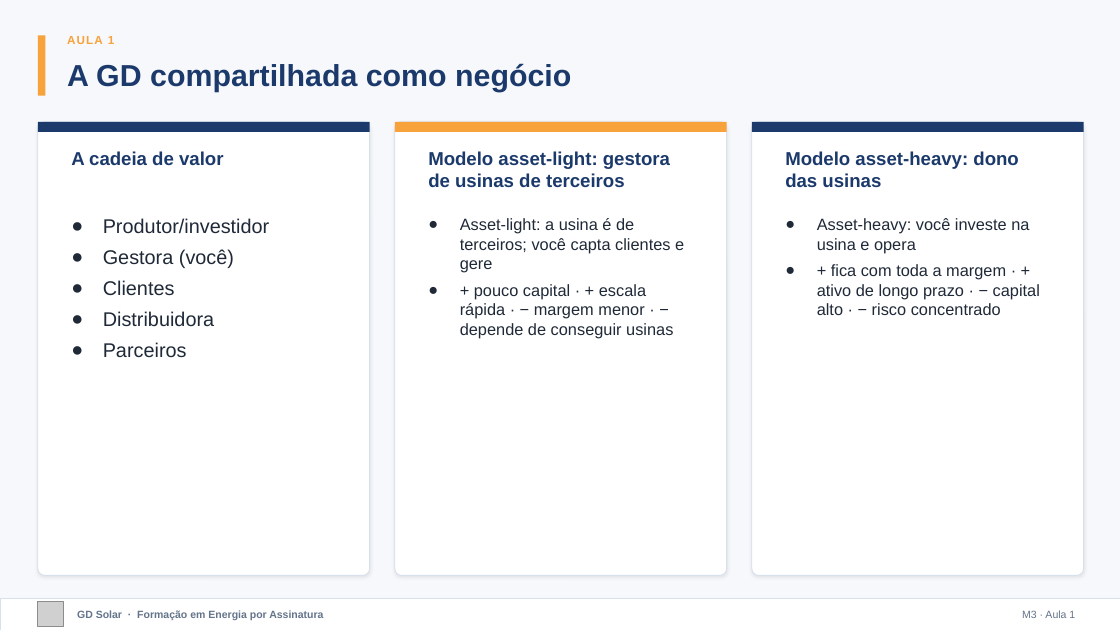
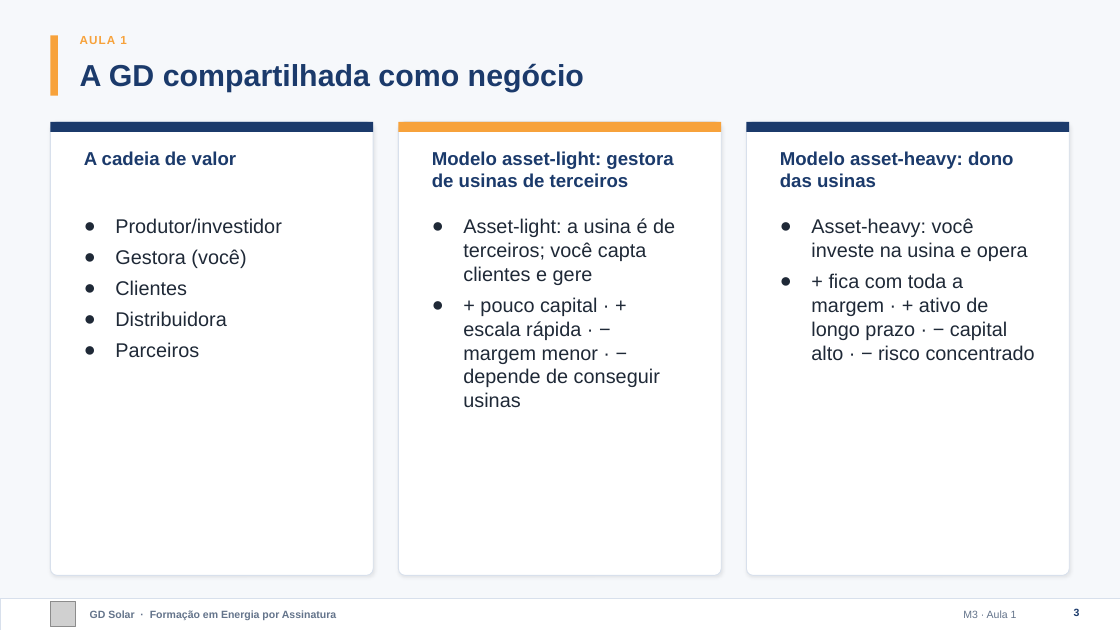
Before and after one commit to marcelo-braga-dev/casaverde, a slide deck: slide 3 of docs/curso/slides/m03-modelos-de-negocio.pptx. Drawn at 1120x630 pixels with LibreOffice and Linux fonts; fonts in the diff are those of the drawing; grey boxes stand for pictures. Boxes give left, top, right and bottom in pixels: in the first picture for what was removed or moved away, otherwise in the second. Text is boxed around its words. In the diff, an @@ line names an element or a change of style, - is before the commit and + after.

```diff
--- a/docs/curso/slides/m03-modelos-de-negocio.pptx
+++ b/docs/curso/slides/m03-modelos-de-negocio.pptx
@@ 1 text, 1 picture, 1 rectangle: place and size @@
-1 text, 1 picture, 1 rectangle at [38, 35, 114, 627]
+1 text, 1 picture, 1 rectangle at [50, 35, 126, 627]
@@ text "A GD compartilhada como negócio": place and size @@
-text "A GD compartilhada como negócio" at [67, 63, 571, 92]
+text "A GD compartilhada como negócio" at [80, 63, 584, 92]
@@ rounded rectangle: place and size @@
-rounded rectangle at [38, 122, 370, 576]
+rounded rectangle at [50, 122, 373, 576]
@@ rectangle: place and size @@
-rectangle at [38, 122, 370, 132]
+rectangle at [50, 122, 373, 132]
@@ text "A cadeia de valor": place and size @@
-text "A cadeia de valor" at [71, 151, 223, 165]
+text "A cadeia de valor" at [84, 151, 236, 165]
@@ rounded rectangle: place and size @@
-rounded rectangle at [395, 122, 727, 576]
+rounded rectangle at [398, 122, 721, 576]
@@ rectangle: place and size @@
-rectangle at [395, 122, 727, 132]
+rectangle at [398, 122, 721, 132]
@@ text "Modelo asset-light: gestora de usinas ...": place and size @@
-text "Modelo asset-light: gestora de usinas ..." at [428, 151, 670, 187]
+text "Modelo asset-light: gestora de usinas ..." at [432, 151, 673, 187]
@@ proportions changed in 3 elements at [398, 122, 721, 576], [50, 122, 373, 576], [747, 122, 1070, 576] @@
@@ rounded rectangle: place and size @@
-rounded rectangle at [752, 122, 1084, 576]
+rounded rectangle at [747, 122, 1070, 576]
@@ rectangle: place and size @@
-rectangle at [752, 122, 1084, 132]
+rectangle at [747, 122, 1070, 132]
@@ text "Modelo asset-heavy: dono das usinas": place and size @@
-text "Modelo asset-heavy: dono das usinas" at [785, 151, 1018, 187]
+text "Modelo asset-heavy: dono das usinas" at [780, 151, 1013, 187]
@@ text "Produtor/investidor": place and size @@
-text "Produtor/investidor" at [103, 218, 270, 357]
+text "Produtor/investidor" at [115, 218, 282, 358]
@@ text "Asset-light: a usina é de ..." at [463, 218, 675, 407]: size 14 to 17 pt @@
@@ text "Asset-heavy: você investe na usina ..." at [811, 218, 1035, 361]: size 14 to 17 pt @@
@@ text "GD Solar · Formação em ...": place and size @@
-text "GD Solar · Formação em ..." at [77, 610, 323, 620]
+text "GD Solar · Formação em ..." at [90, 610, 336, 620]
@@ text "M3 · Aula 1": place and size @@
-text "M3 · Aula 1" at [1022, 610, 1075, 618]
+text "M3 · Aula 1" at [963, 610, 1017, 618]
@@ page number added at [1074, 608, 1080, 616], 9 pt, text #1B3A6B, bold @@
+3
```
Also in this commit, not shown: 30 other slides changed, 13 other files.
